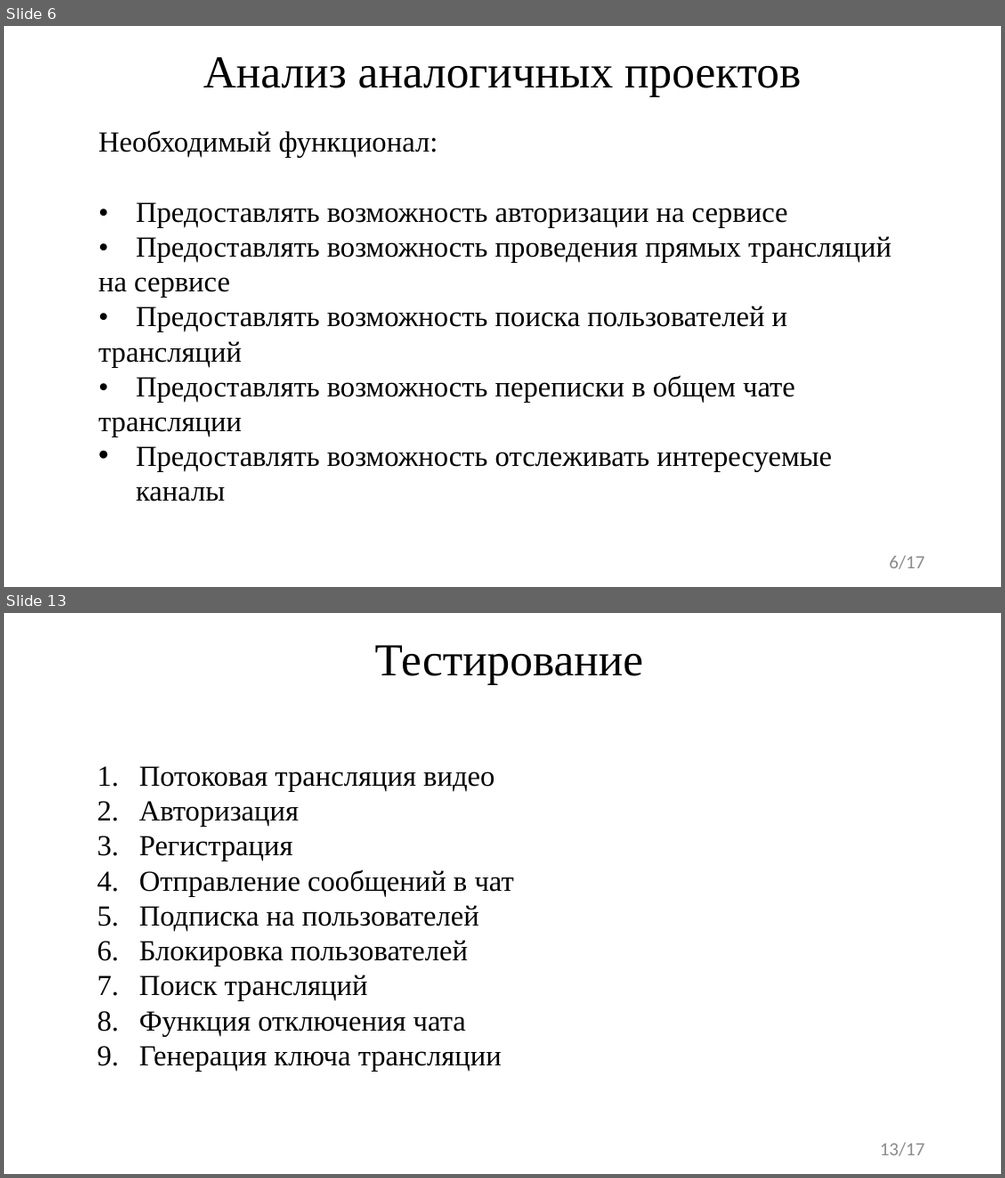
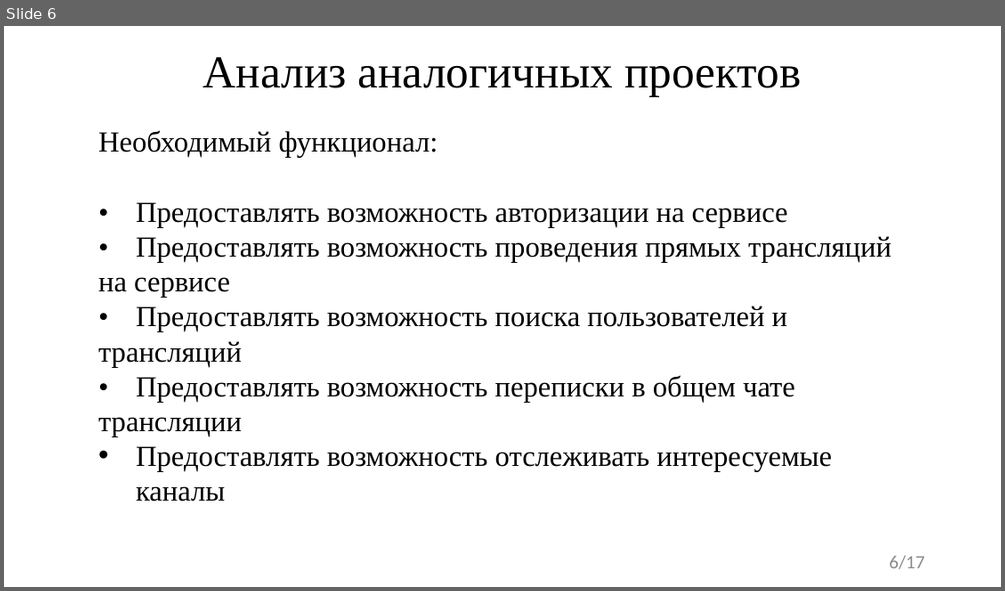
Before and after one commit to FaceMan01/Homework, a slide deck: ВКР/Презентация ВКР.pptx. Shown one above the other, each under a label of ours: slides 6 and 13 before the commit, slide 6 after it; the slides between them are not shown. The pictures are 1005x1178 and 1005x591 pixels, drawn with LibreOffice and Linux fonts; fonts in the diff are those of the drawing. Boxes give left, top, right and bottom in pixels: in the first picture for what was removed or moved away, otherwise in the second. Text is boxed around its words. In the diff, an @@ line names an element or a change of style, - is before the commit and + after.

```diff
--- a/ВКР/Презентация ВКР.pptx
+++ b/ВКР/Презентация ВКР.pptx
@@ slide 13 removed at [4,613,1001,1174], background #FFFFFF @@
@@ title removed at [375,645,643,685] @@
-Тестирование
@@ text removed at [139,766,514,1070] @@
-1. Потоковая трансляция видео
-2. Авторизация
-3. Регистрация
-4. Отправление сообщений в чат
-5. Подписка на пользователей
-6. Блокировка пользователей
-7. Поиск трансляций
-8. Функция отключения чата
-9. Генерация ключа трансляции
@@ page number removed at [880,1142,925,1156] @@
-13/17
```
Also in this commit, not shown: 6 slides changed, 3 slides added, 3 other slides removed, 1 other file.
